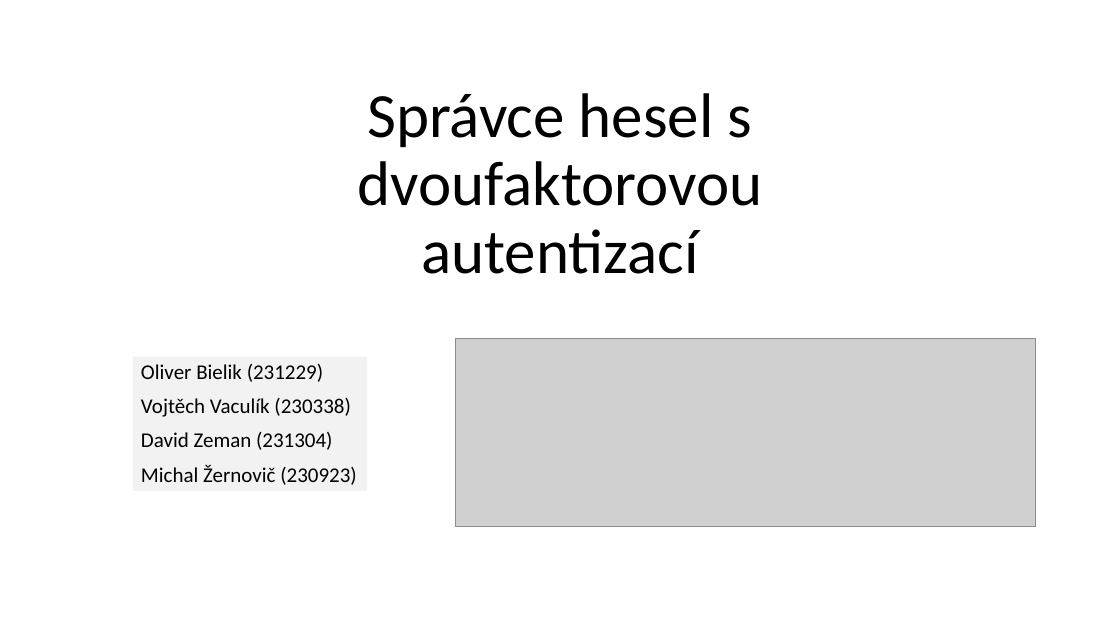
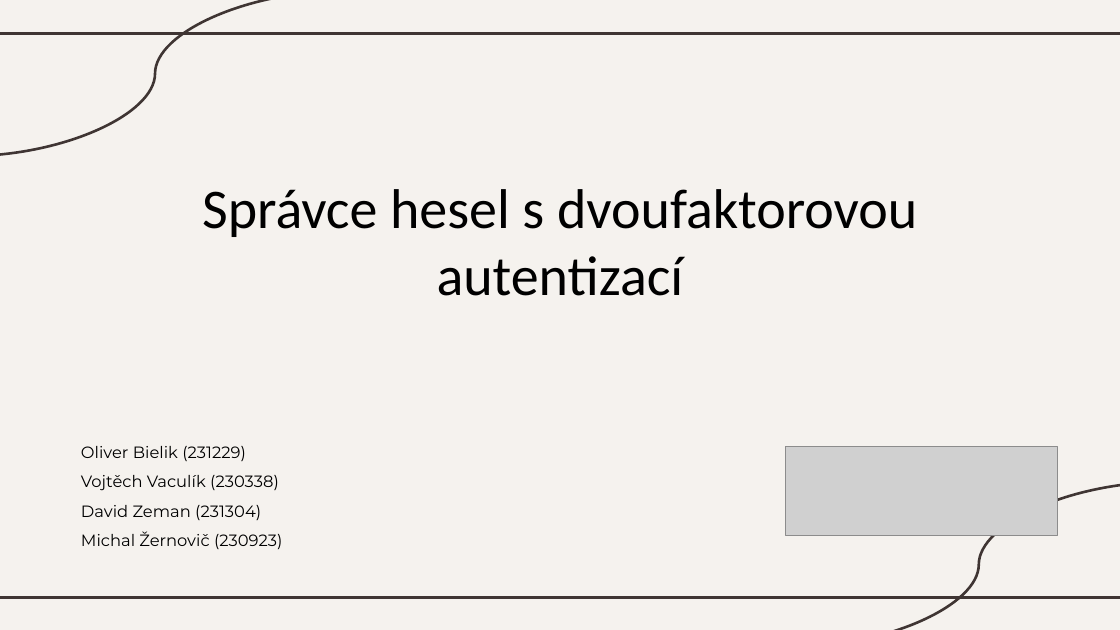
Before and after one commit to VojtechVac/AKR_Project, a slide deck: slide 1 of Prezentace.PPTX. Drawn at 1120x630 pixels with LibreOffice and Linux fonts; fonts in the diff are those of the drawing; grey boxes stand for pictures. Boxes give left, top, right and bottom in pixels: in the first picture for what was removed or moved away, otherwise in the second. Text is boxed around its words. In the diff, an @@ line names an element or a change of style, - is before the commit and + after.

```diff
--- a/Prezentace.PPTX
+++ b/Prezentace.PPTX
@@ background #FFFFFF to #F5F2EE @@
@@ curved line added from (342, 0) to (0, 156), #3F3533 2.25 pt @@
@@ line added from (0, 34) to (1120, 34), #3F3533 2.25 pt @@
@@ title "Správce hesel s dvoufaktorovou autentizací": place and size @@
-title "Správce hesel s dvoufaktorovou autentizací" at (357, 93, 762, 274)
+title "Správce hesel s dvoufaktorovou autentizací" at (202, 189, 917, 296)
@@ title "Správce hesel s dvoufaktorovou autentizací" at (202, 189, 917, 296): size 54 to 48 pt; line spacing 0.9 to 1 @@
@@ subtitle "Oliver Bielik (231229)": place and size @@
-subtitle "Oliver Bielik (231229)" at (133, 357, 367, 492)
+subtitle "Oliver Bielik (231229)" at (81, 446, 283, 549)
@@ subtitle "Oliver Bielik (231229)" at (81, 446, 283, 549): size 18 to 14 pt, font Calibri to Montserrat; indent changed; line spacing 0.9 to 1.5; less space between paragraphs; fill #F2F2F2 to none @@
@@ picture: place and size @@
-picture at (455, 339, 1036, 527)
+picture at (786, 447, 1058, 535)
@@ curved line added from (1120, 482) to (792, 630), #3F3533 2.25 pt @@
@@ line added from (0, 597) to (1120, 597), #3F3533 2.25 pt @@
```
Also in this commit, not shown: 7 slides added, 1 slide removed.
